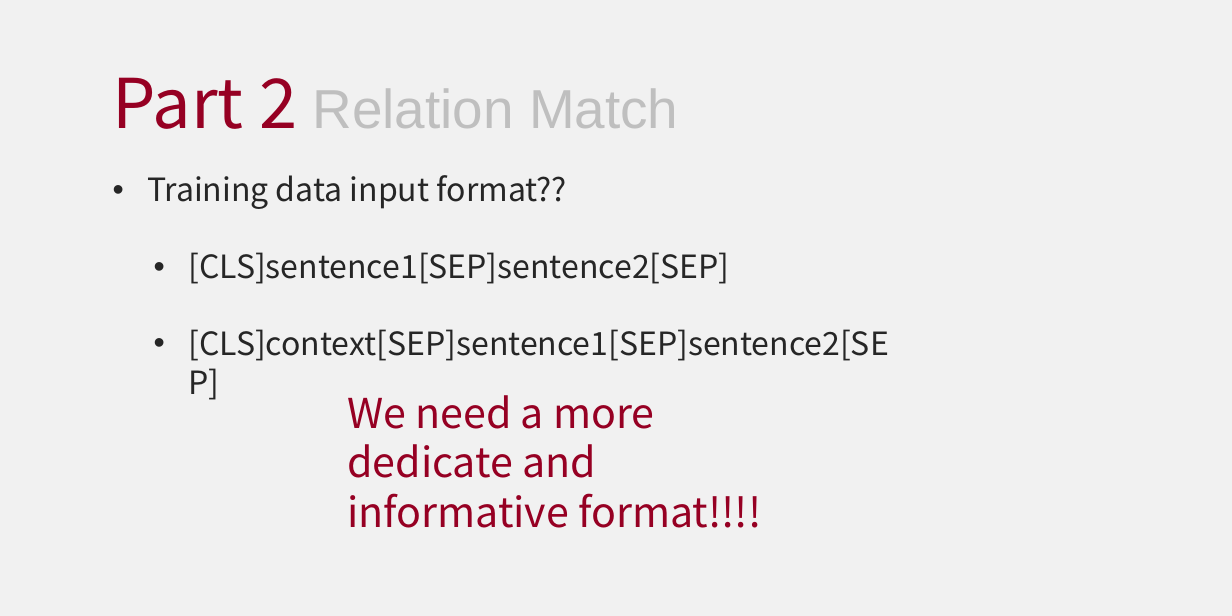
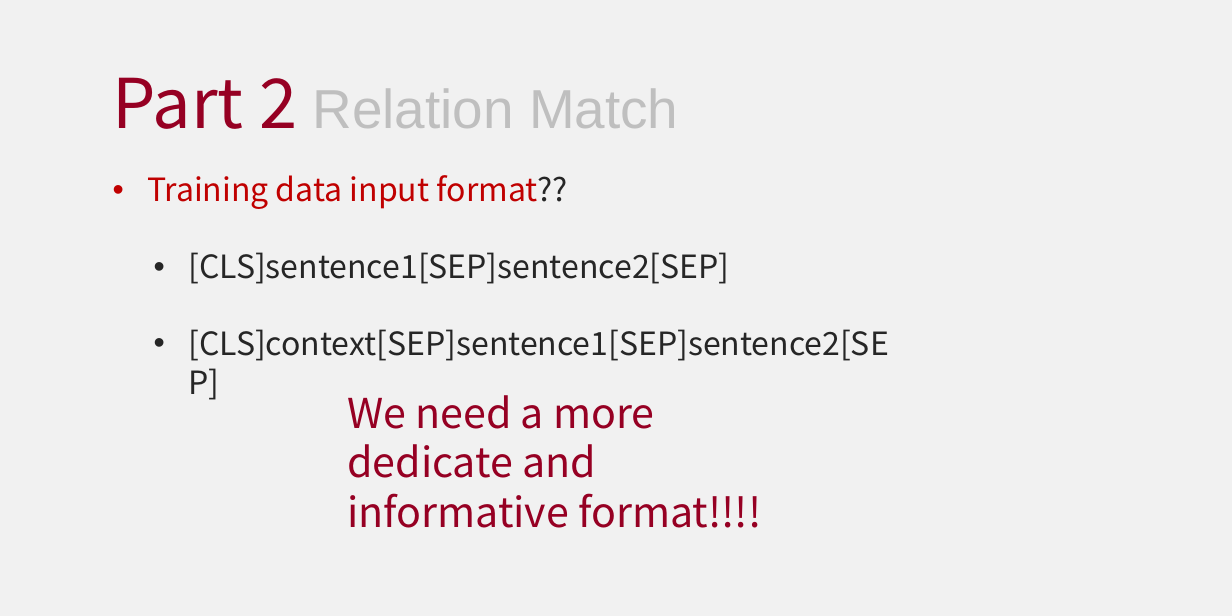
Before and after one commit to HourunLi/CCKS2022, a slide deck: slide 10 of Report.pptx. Drawn at 1232x616 pixels with LibreOffice and Linux fonts; fonts in the diff are those of the drawing. Boxes give left, top, right and bottom in pixels: in the first picture for what was removed or moved away, otherwise in the second. Text is boxed around its words. In the diff, an @@ line names an element or a change of style, - is before the commit and + after.

```diff
--- a/Report.pptx
+++ b/Report.pptx
@@ text at bbox=[147, 175, 568, 209]: text colour #262626 to #C00000 in "Training data input format??" @@
```
Also in this commit, not shown: 6 other slides changed, 1 other file.
